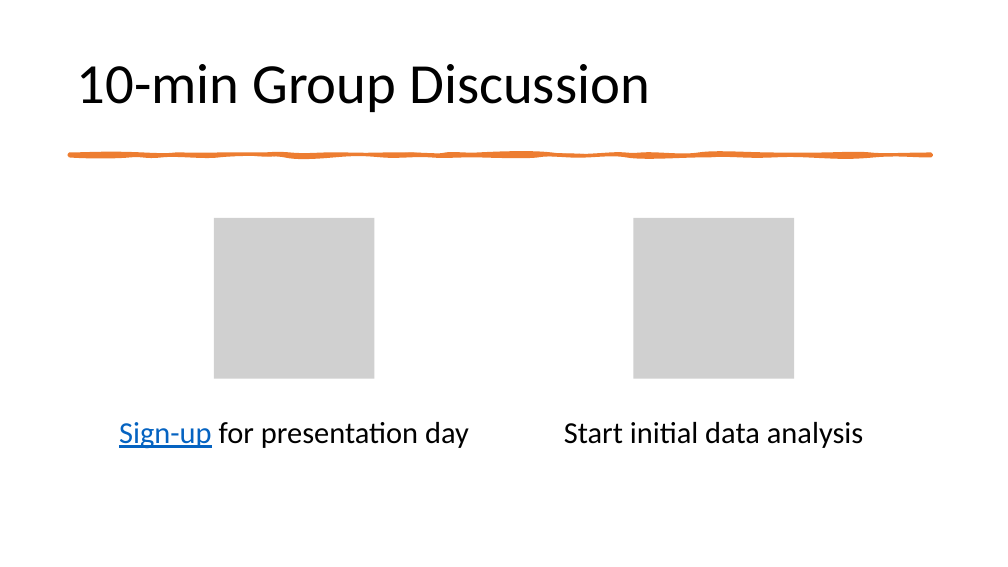
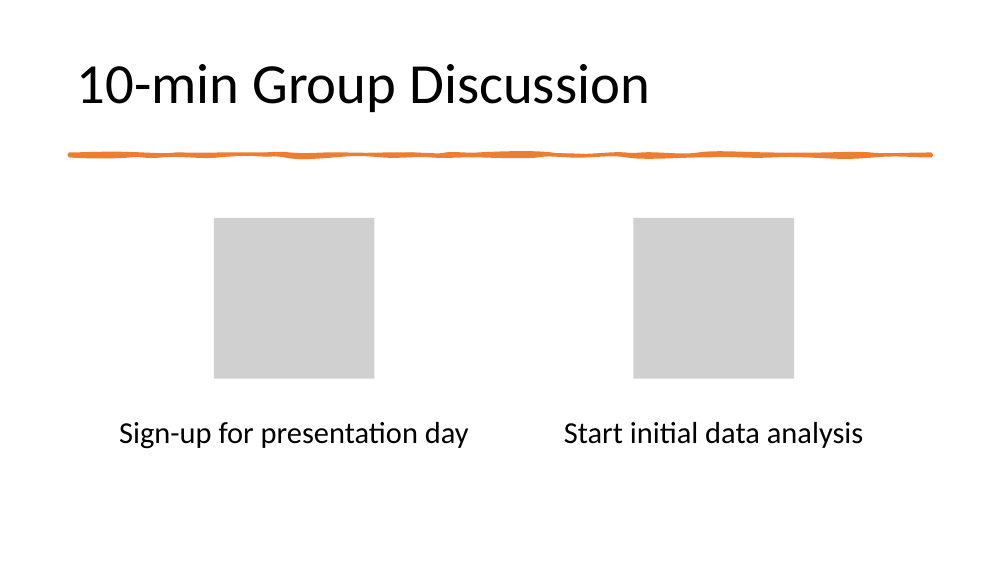
Before and after one commit to mikenguyen13/mar4050_S23_2, a slide deck: slide 35 of lectures/11/1_Correlation.pptx. Drawn at 1008x567 pixels with LibreOffice and Linux fonts; fonts in the diff are those of the drawing; grey boxes stand for pictures. Boxes give left, top, right and bottom in pixels: in the first picture for what was removed or moved away, otherwise in the second. Text is boxed around its words. In the diff, an @@ line names an element or a change of style, - is before the commit and + after.

```diff
--- a/lectures/11/1_Correlation.pptx
+++ b/lectures/11/1_Correlation.pptx
@@ text "Sign-up for presentation day" at [119,422,469,449]: text colour #0563C1 to #000000, underline off in "Sign-up" @@
```
Also in this commit, not shown: 4 other slides changed.
